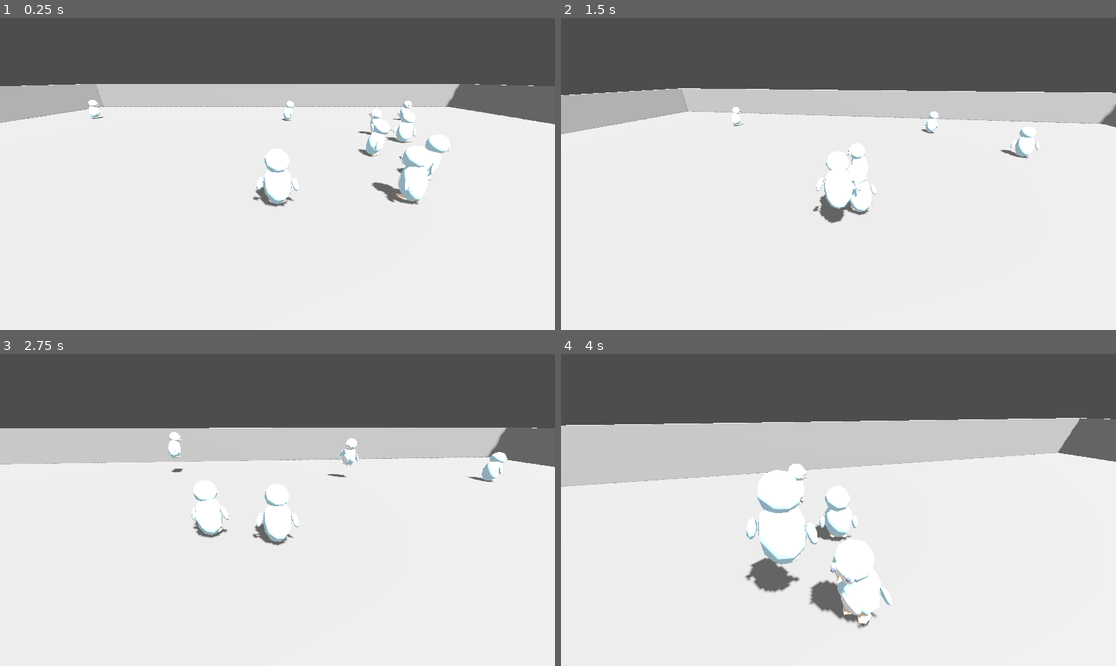
Above: before the commit, frames 1-4 (two rows, left to right).
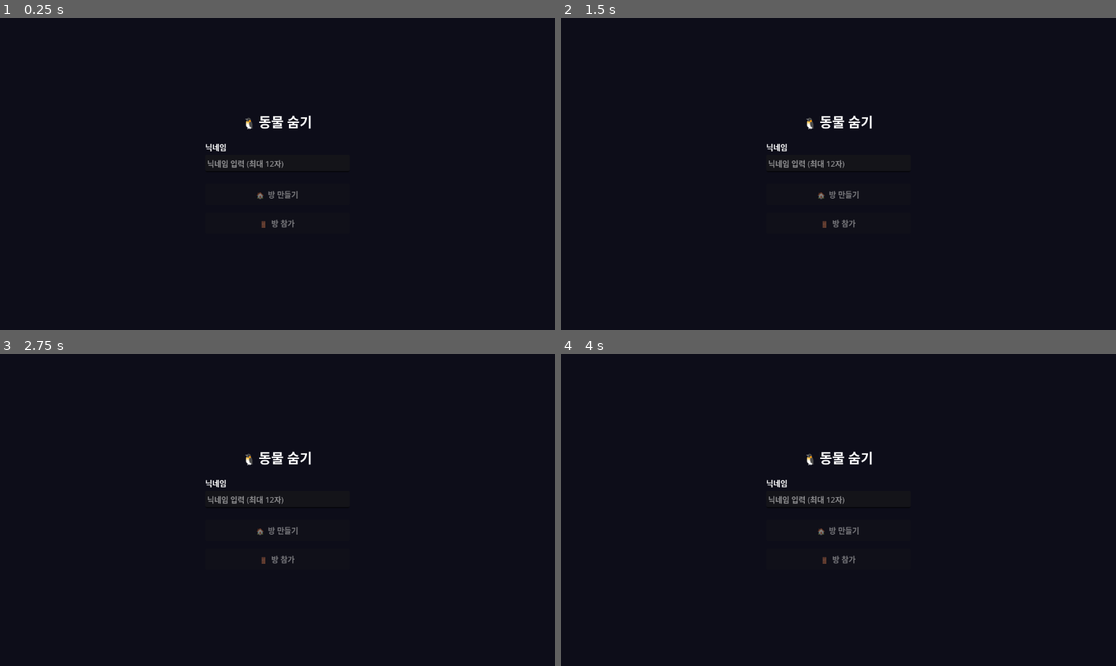
Above: after the commit, the same moments.

Repository: Leewang31/SP-Ai_Agent_Game_V1
Game: Godot game, scene res://scenes/Lobby.tscn
Two runs of this game, one before a commit and one after it. Both use one fixed random seed, a clock stepped at 60 frames per second and the inputs below. Before the commit the project starts from res://scenes/Main.tscn.
Inputs (mouse positions are in pixels of both pictures, inside the frame that each line leads up to):
- Up to frame 1 (0.25 s): no input
- Up to frame 2 (1.5 s): move the mouse to (866, 174) at 0.52 s; hold Q (attack) 0.53-1.28 s; hold W (move_forward) from 0.53 s (still down); tap Space (jump) at 0.77 s; move the mouse to (810, 174) at 1.27 s; tap Shift (sprint) at 1.35 s
- Up to frame 3 (2.75 s): keep holding W (move_forward); tap Space (jump) at 1.52 s; move the mouse to (288, 503) at 2.02 s; hold Q (attack) from 2.03 s (still down)
- Up to frame 4 (4 s): keep holding W (move_forward); move the mouse to (832, 516) at 2.77 s; release Q (attack) at 2.78 s; tap Shift (sprint) at 2.85 s; tap Space (jump) at 3.02, 3.77 s; move the mouse to (877, 513) at 3.52 s; hold Q (attack) from 3.53 s (still down)

The runs differ from the first frame. In frame 1, 100% of the frame differs, in the area x 0-100%, y 0-100%; in frame 2, 100%; in frame 3, 100%; in frame 4, 100%.

Commit message:
feat: 로비 시스템 완성 — 시작 씬 Lobby.tscn으로 변경
Co-Authored-By: Claude Sonnet 4.6 <noreply@anthropic.com>

Diff:
--- a/output/godot-project/project.godot
+++ b/output/godot-project/project.godot
@@ -15,7 +15,7 @@
 [application]
 
 config/name="AnimalHideGame"
-run/main_scene="res://scenes/Main.tscn"
+run/main_scene="res://scenes/Lobby.tscn"
 config/features=PackedStringArray("4.6", "Forward Plus")
 config/icon="res://icon.svg"
 
